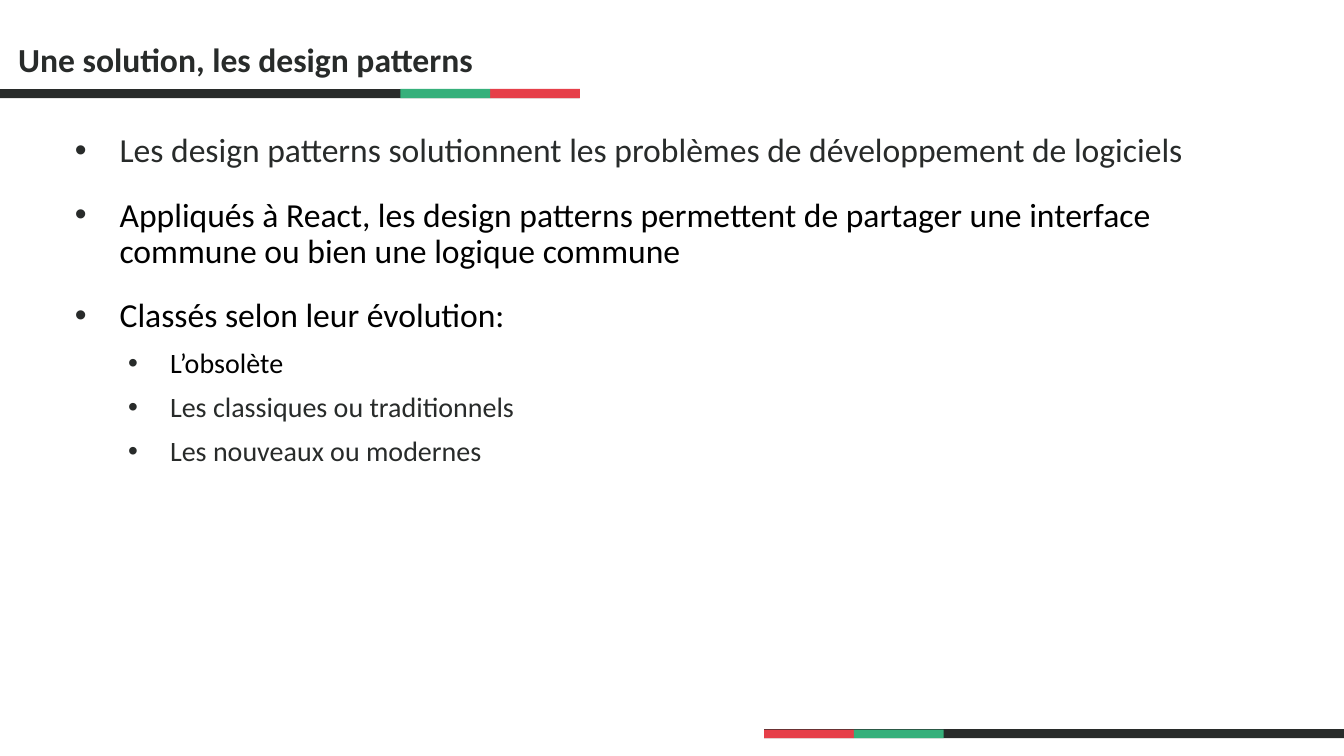
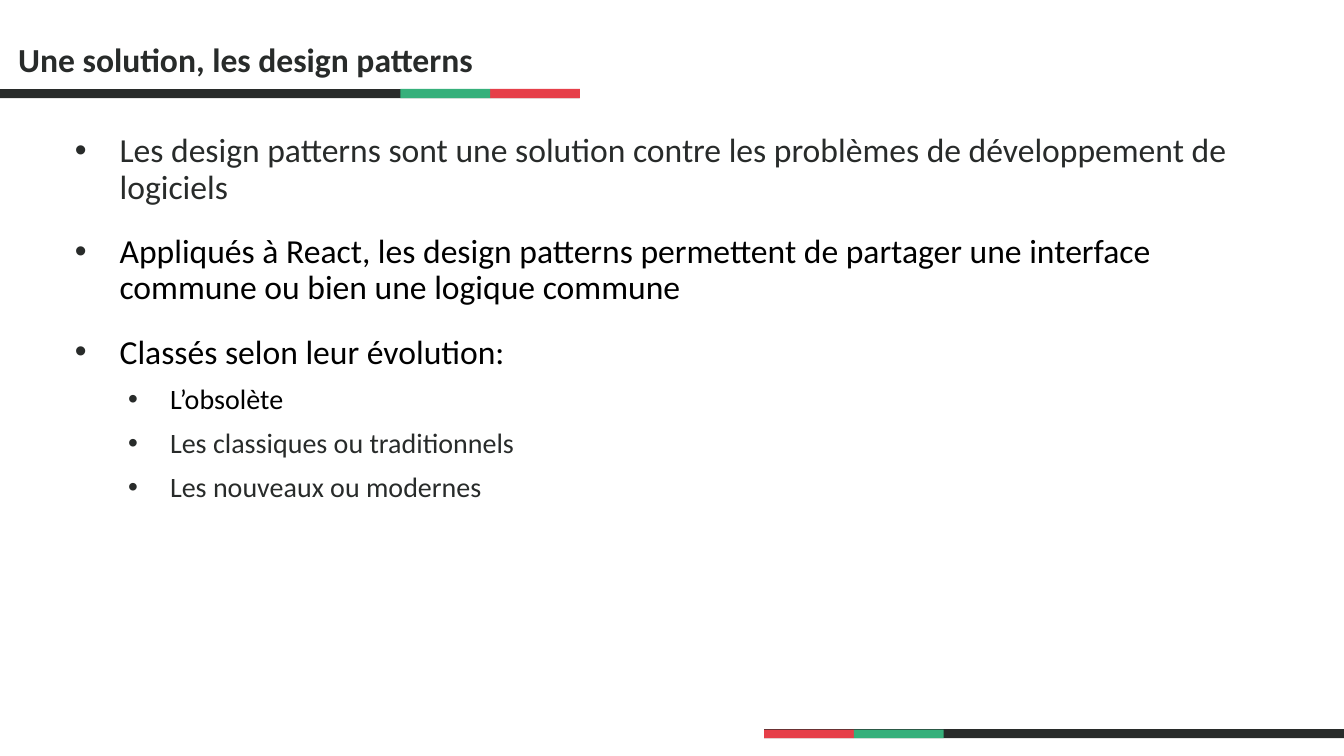
Before and after one commit to fabriceLatriCarbon/ReactDesignPatternsEvol, a slide deck: slide 3 of 00.presentation/assets/Présentation1.pptx. Drawn at 1344x756 pixels with LibreOffice and Linux fonts; fonts in the diff are those of the drawing; background and template pictures are left out. Boxes give left, top, right and bottom in pixels: in the first picture for what was removed or moved away, otherwise in the second. Text is boxed around its words. In the diff, an @@ line names an element or a change of style, - is before the commit and + after.

```diff
--- a/00.presentation/assets/Présentation1.pptx
+++ b/00.presentation/assets/Présentation1.pptx
@@ text at (x1=120, y1=138, x2=1226, y2=205): text changed @@
-• Les design patterns solutionnent les problèmes de développement de logiciels
+• Les design patterns sont une solution contre les problèmes de développement de logiciels
```
Also in this commit, not shown: 8 other slides changed, 1 slide removed, 16 other files.
